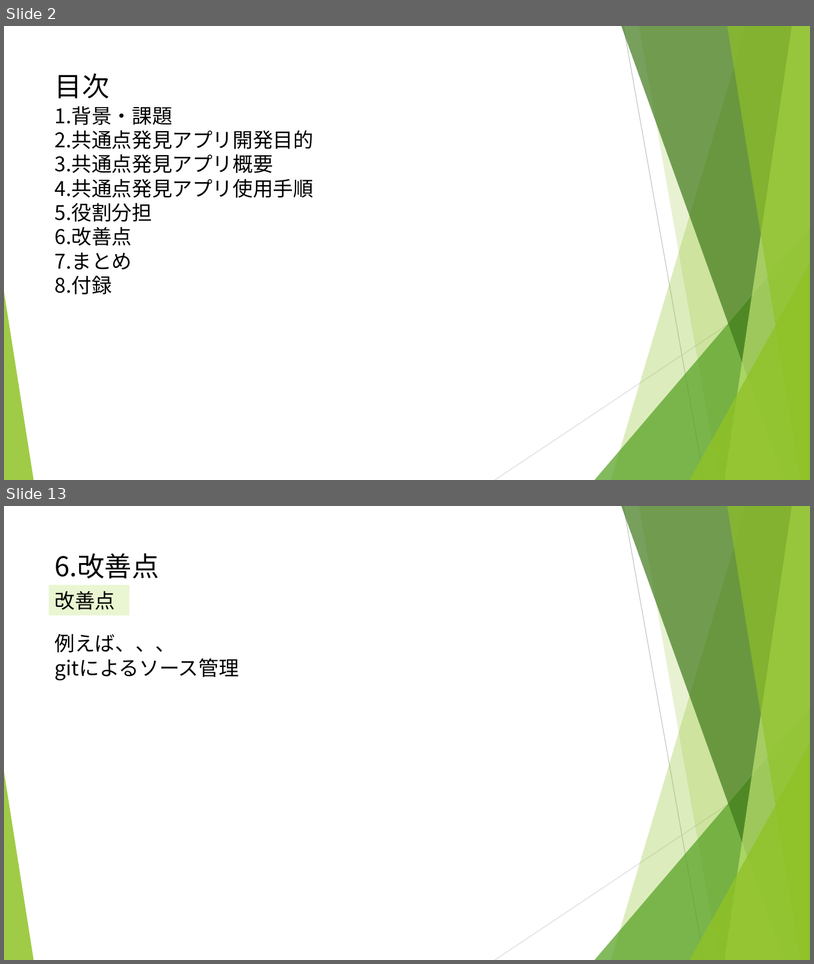
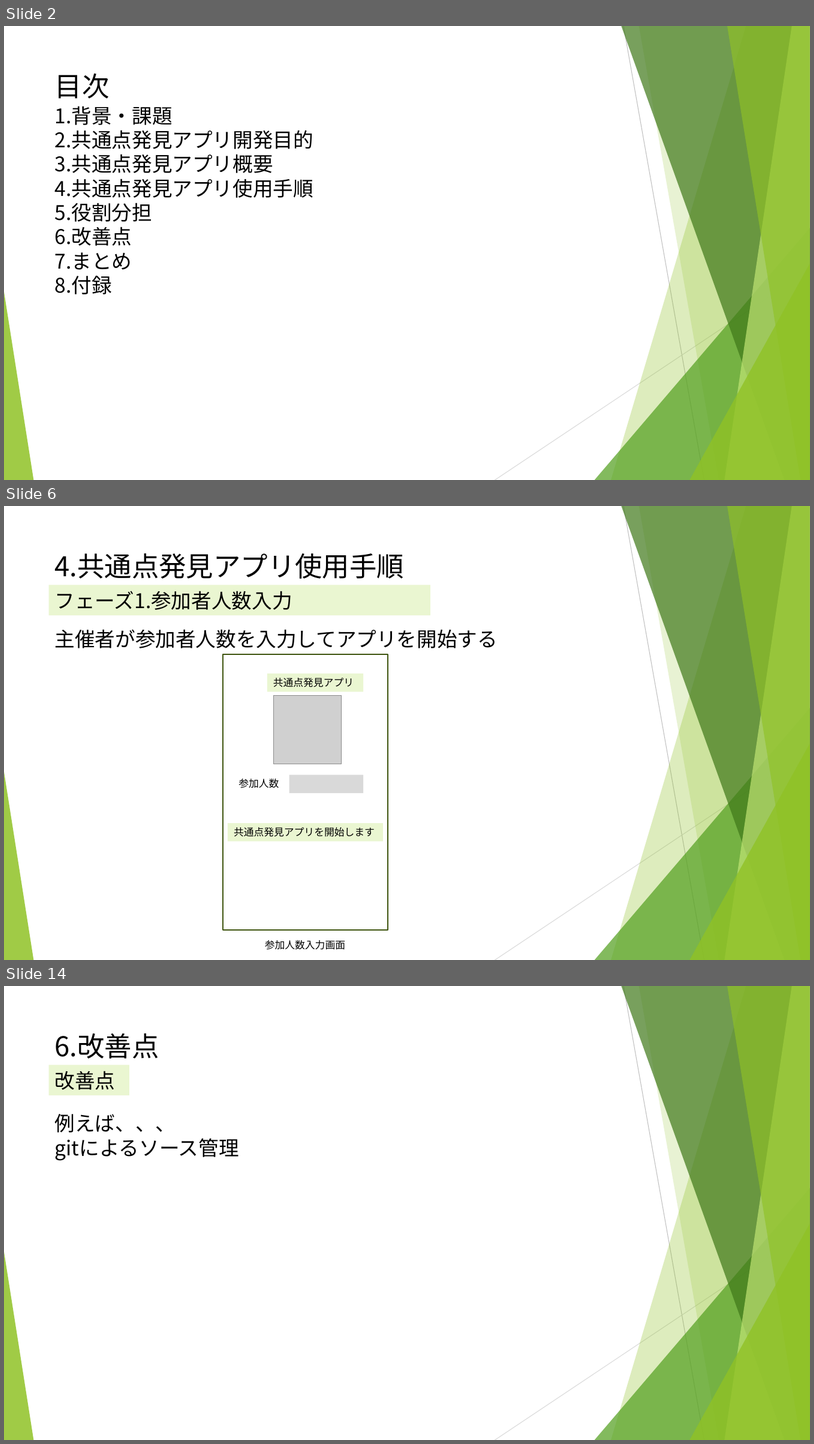
Before and after one commit to ryuseim1115/apprentice-term6-team-dev, a slide deck: docs/90_presentation/チーム開発12th.pptx. Shown one above the other, each under a label of ours: slides 2 and 13 before the commit, slides 2, 6 and 14 after it; the slides between them are not shown. The pictures are 814x964 and 814x1444 pixels, drawn with LibreOffice and Linux fonts; fonts in the diff are those of the drawing; grey boxes stand for pictures. Boxes give left, top, right and bottom in pixels: in the first picture for what was removed or moved away, otherwise in the second. Text is boxed around its words. In the diff, an @@ line names an element or a change of style, - is before the commit and + after.

```diff
--- a/docs/90_presentation/チーム開発12th.pptx
+++ b/docs/90_presentation/チーム開発12th.pptx
@@ slide 6 added at (4, 506, 810, 960), background #FFFFFF; not listed: 10 template elements that a slide beside it also shows @@
@@ title added at (55, 553, 404, 579), 32.4 pt, text #000000 @@
+4.共通点発見アプリ使用手順
@@ rectangle added at (49, 585, 431, 615), fill #EAF6D1, 24 pt, text #000000 @@
+フェーズ1.参加者人数入力
@@ text added at (55, 629, 498, 648), 24 pt, text #000000 @@
+主催者が参加者人数を入力してアプリを開始する
@@ rectangle added at (223, 654, 389, 930), outline #3F5511 1.5 pt @@
@@ rectangle added at (267, 673, 363, 692), fill #EAF6D1, 12 pt, text #000000 @@
+共通点発見アプリ
@@ picture added at (274, 696, 342, 764) @@
@@ rectangle added at (290, 775, 364, 793), fill #D9D9D9 @@
@@ text added at (239, 778, 279, 788), 12 pt, text #000000 @@
+参加人数
@@ rectangle added at (228, 823, 383, 841), fill #EAF6D1, 12 pt, text #000000 @@
+共通点発見アプリを開始します
@@ text added at (265, 940, 345, 949), 12 pt, text #000000 @@
+参加人数入力画面
@@ what was slide 13 is now slide 14 @@
```
Also in this commit, not shown: 12 slides changed, 2 other files.
